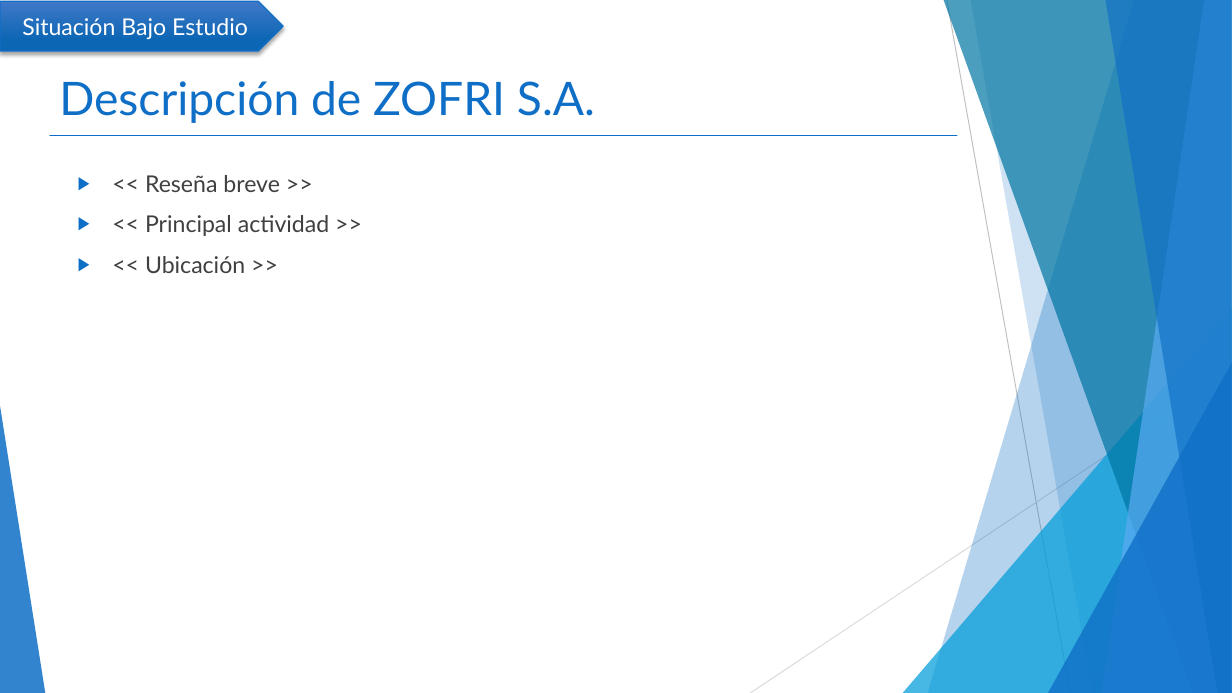
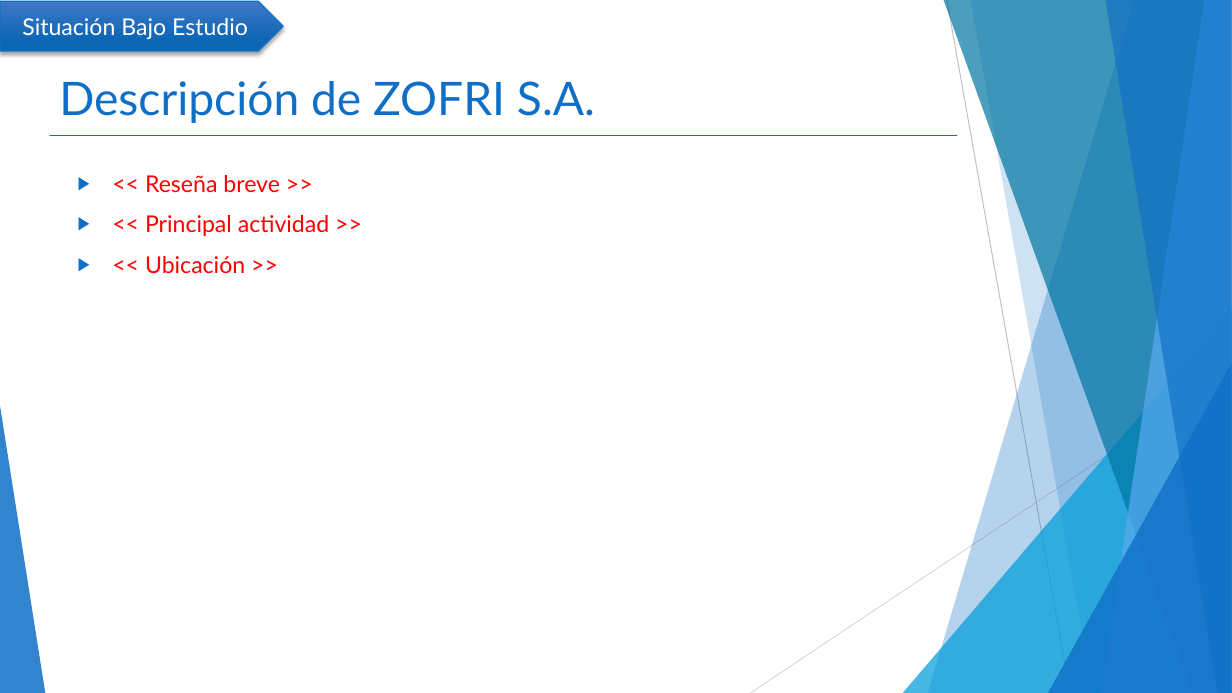
Before and after one commit to mcamara75/tituloUnap, a slide deck: slide 3 of 2018/TT IQQ 2018 Camara y Garay.pptx. Drawn at 1232x693 pixels with LibreOffice and Linux fonts; fonts in the diff are those of the drawing. Boxes give left, top, right and bottom in pixels: in the first picture for what was removed or moved away, otherwise in the second. Text is boxed around its words. In the diff, an @@ line names an element or a change of style, - is before the commit and + after.

```diff
--- a/2018/TT IQQ 2018 Camara y Garay.pptx
+++ b/2018/TT IQQ 2018 Camara y Garay.pptx
@@ text "<< Reseña breve >>" at <box>145,175,330,274</box>: text colour #404040 to #FF0000 @@
```
Also in this commit, not shown: 1 other slide changed.
